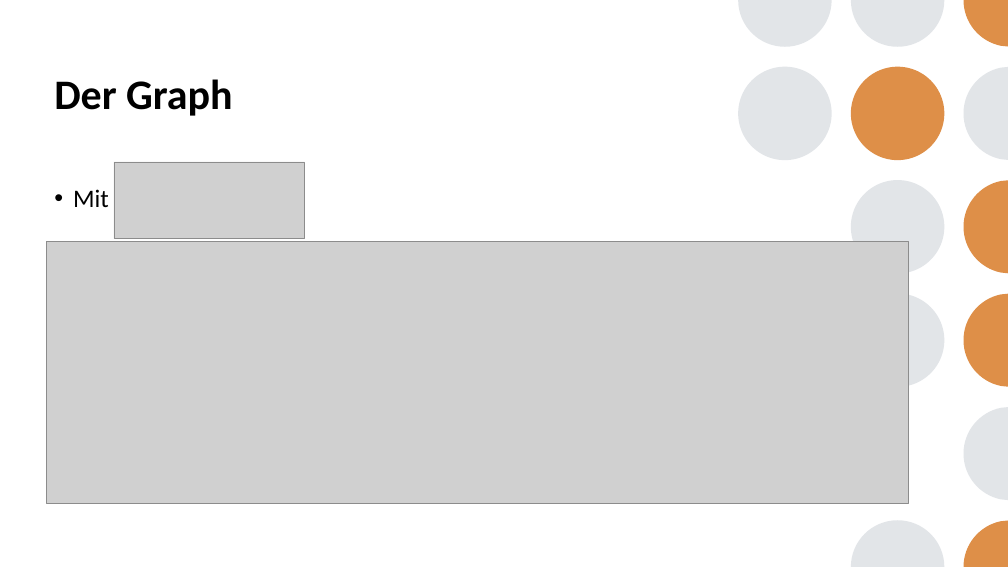
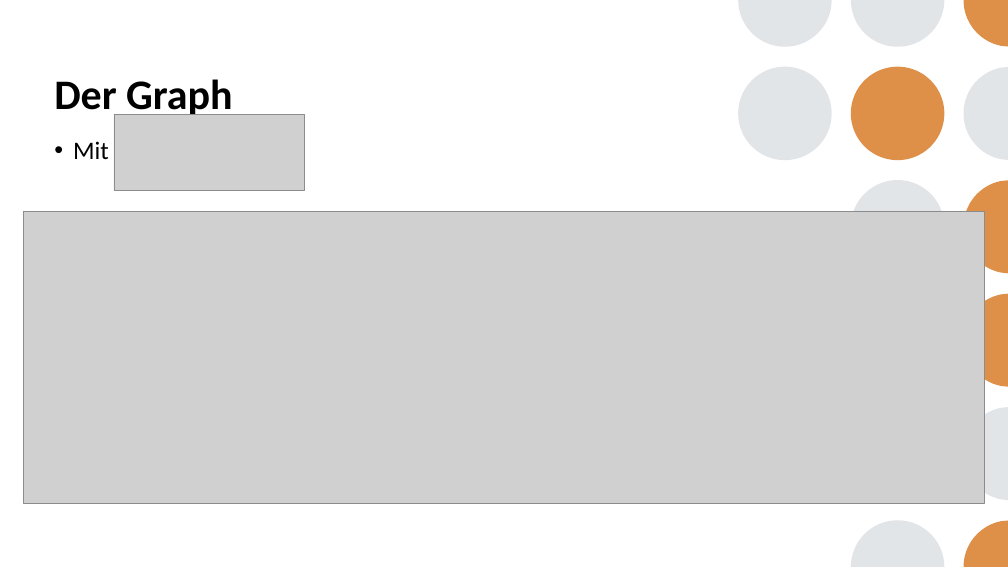
Before and after one commit to AllieW99/Feinstaubstation, a slide deck: slide 12 of Documentation/Abschlusspräsentation.pptx. Drawn at 1008x567 pixels with LibreOffice and Linux fonts; fonts in the diff are those of the drawing; grey boxes stand for pictures. Boxes give left, top, right and bottom in pixels: in the first picture for what was removed or moved away, otherwise in the second. Text is boxed around its words. In the diff, an @@ line names an element or a change of style, - is before the commit and + after.

```diff
--- a/Documentation/Abschlusspräsentation.pptx
+++ b/Documentation/Abschlusspräsentation.pptx
@@ picture: place and size @@
-picture at [114, 162, 305, 239]
+picture at [114, 114, 305, 191]
@@ text "Mit": place and size @@
-text "Mit" at [73, 189, 109, 207]
+text "Mit" at [73, 141, 109, 159]
@@ picture: place and size @@
-picture at [47, 241, 909, 504]
+picture at [23, 211, 985, 504]
@@ ellipse removed at [851, 293, 944, 387] @@
```
Also in this commit, not shown: 4 other slides changed.
